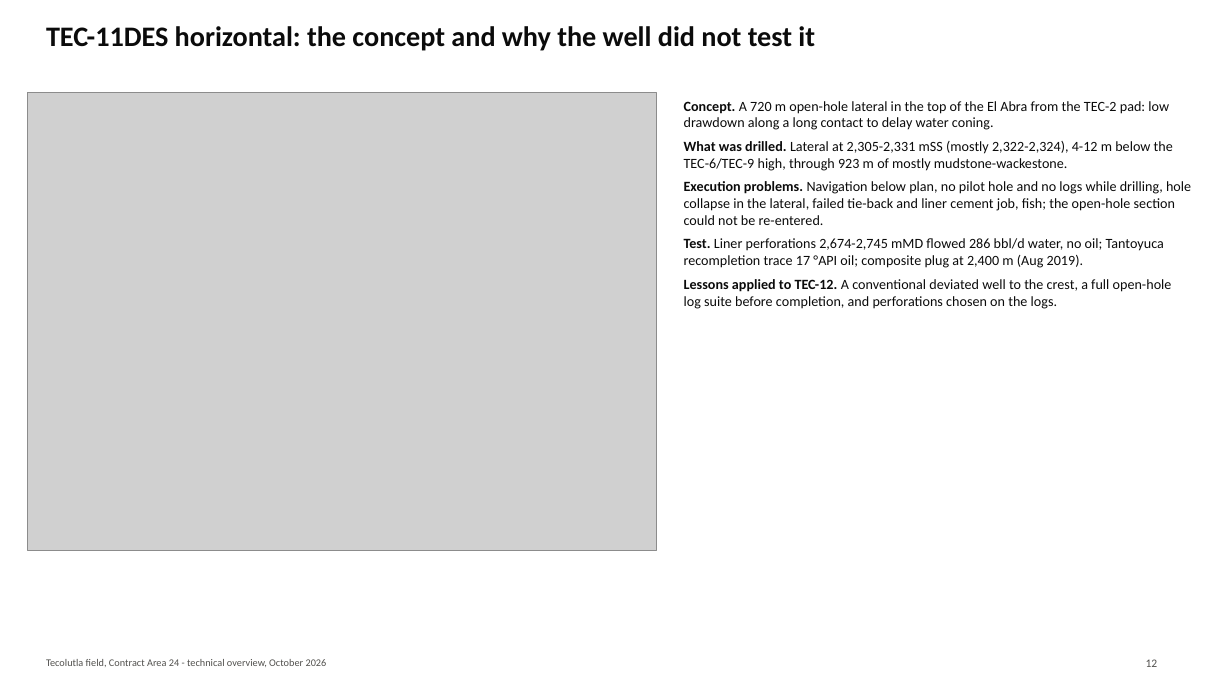
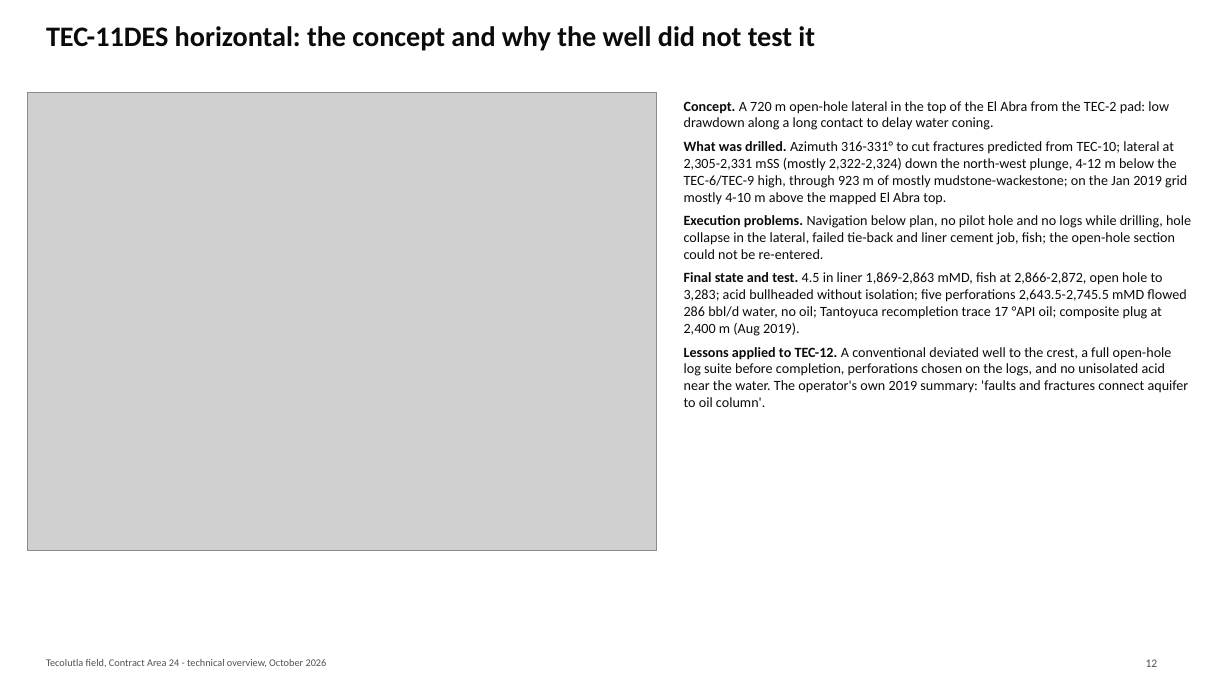
Before and after one commit to gunner1976/git_practice, a slide deck: slide 12 of docs/Tecolutla_Technical_Overview.pptx. Drawn at 1232x693 pixels with LibreOffice and Linux fonts; fonts in the diff are those of the drawing; grey boxes stand for pictures. Boxes give left, top, right and bottom in pixels: in the first picture for what was removed or moved away, otherwise in the second. Text is boxed around its words. In the diff, an @@ line names an element or a change of style, - is before the commit and + after.

```diff
--- a/docs/Tecolutla_Technical_Overview.pptx
+++ b/docs/Tecolutla_Technical_Overview.pptx
@@ text at [684,141,1187,205]: text changed @@
-What was drilled. Lateral at 2,305-2,331 mSS (mostly 2,322-2,324), 4-12 m below the TEC-6/TEC-9 high, through 923 m of mostly mudstone-wackestone.
+What was drilled. Azimuth 316-331° to cut fractures predicted from TEC-10; lateral at 2,305-2,331 mSS (mostly 2,322-2,324) down the north-west plunge, 4-12 m below the TEC-6/TEC-9 high, through 923 m of mostly mudstone-wackestone; on the Jan 2019 grid mostly 4-10 m above the mapped El Abra top.
@@ text at [684,272,1189,407]: text changed @@
-Test. Liner perforations 2,674-2,745 mMD flowed 286 bbl/d water, no oil; Tantoyuca recompletion trace 17 °API oil; composite plug at 2,400 m (Aug 2019).
-Lessons applied to TEC-12. A conventional deviated well to the crest, a full open-hole log suite before completion, and perforations chosen on the logs.
+Final state and test. 4.5 in liner 1,869-2,863 mMD, fish at 2,866-2,872, open hole to 3,283; acid bullheaded without isolation; five perforations 2,643.5-2,745.5 mMD flowed 286 bbl/d water, no oil; Tantoyuca recompletion trace 17 °API oil; composite plug at 2,400 m (Aug 2019).
+Lessons applied to TEC-12. A conventional deviated well to the crest, a full open-hole log suite before completion, perforations chosen on the logs, and no unisolated acid near the water. The operator's own 2019 summary: 'faults and fractures connect aquifer to oil column'.
```
Also in this commit, not shown: 17 other slides changed, 1 slide added, 2 other files.
